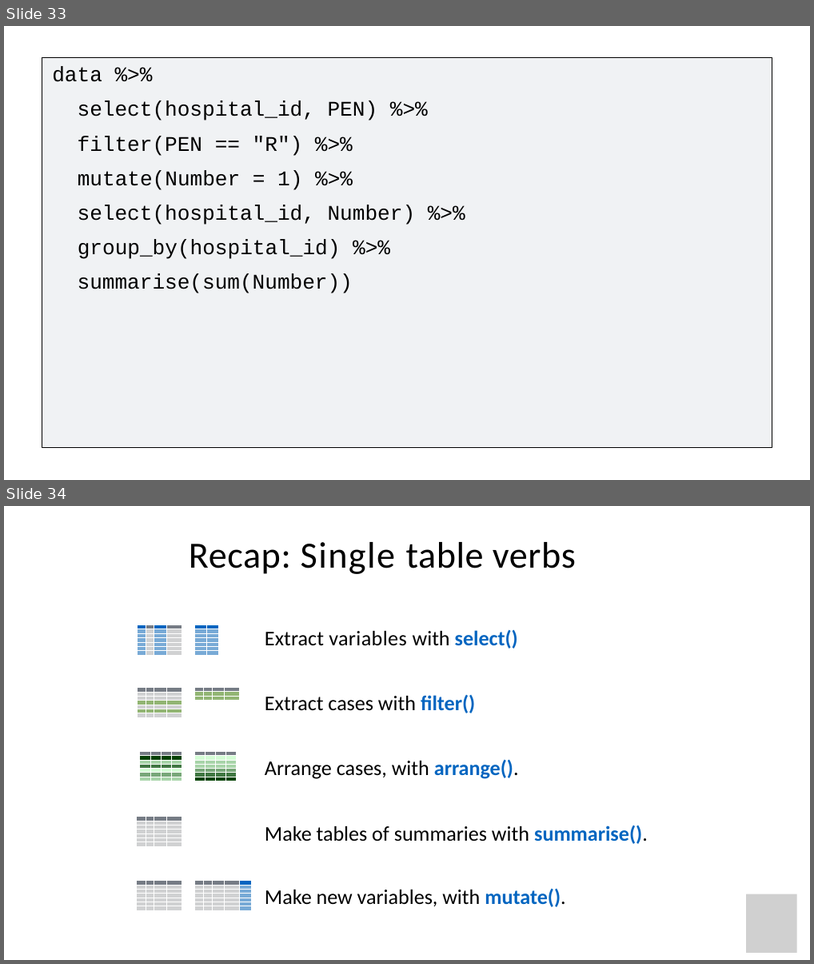
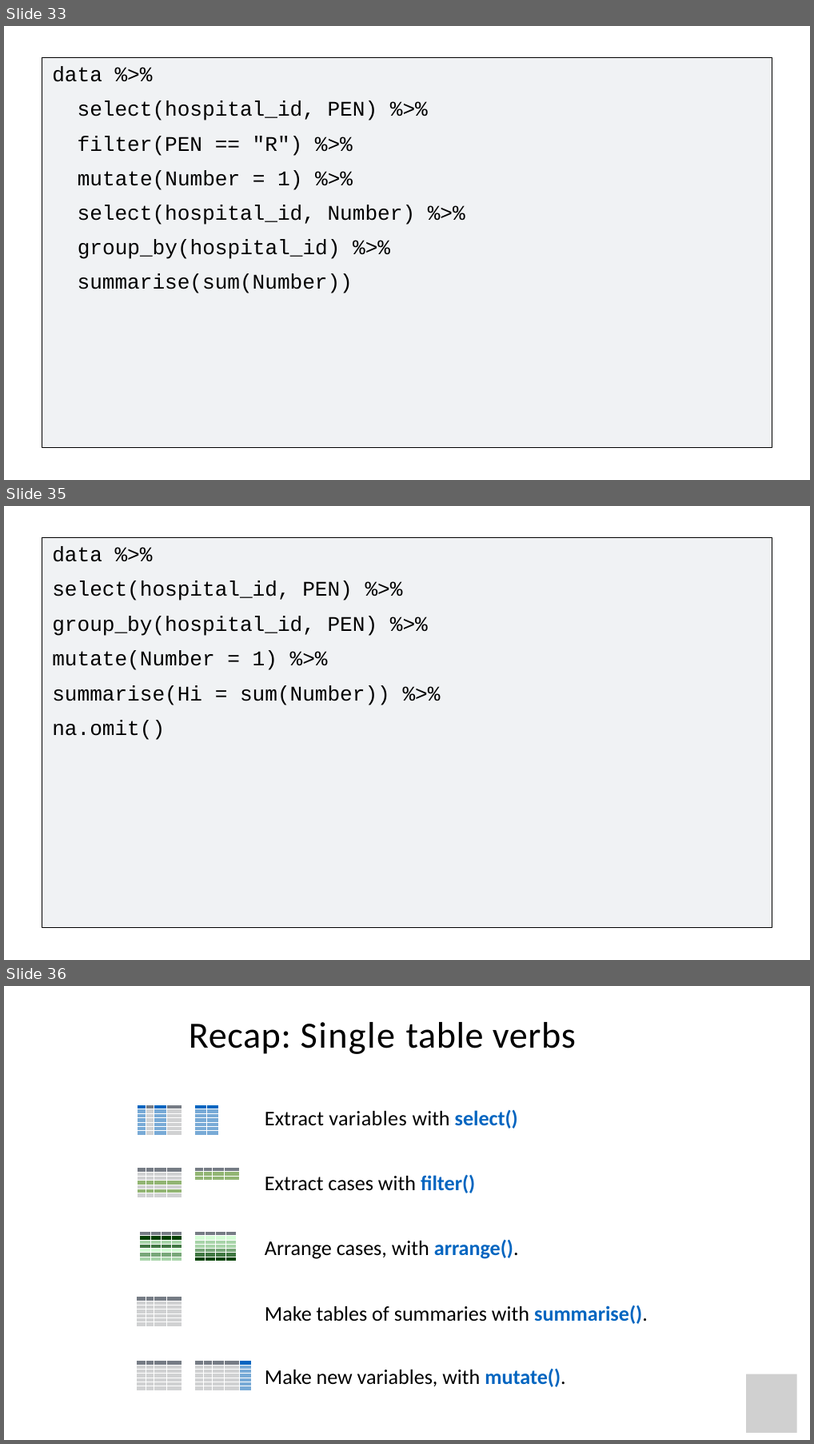
Before and after one commit to Ahmedbargheet/R-for-beginners_UiT, a slide deck: R_workshop_3.ppt. Shown one above the other, each under a label of ours: slides 33 and 34 before the commit, slides 33, 35 and 36 after it; the slides between them are not shown. The pictures are 814x964 and 814x1444 pixels, drawn with LibreOffice and Linux fonts; fonts in the diff are those of the drawing; grey boxes stand for pictures; background and template pictures are left out. Boxes give left, top, right and bottom in pixels: in the first picture for what was removed or moved away, otherwise in the second. Text is boxed around its words. In the diff, an @@ line names an element or a change of style, - is before the commit and + after.

```diff
--- a/R_workshop_3.ppt
+++ b/R_workshop_3.ppt
@@ slide 35 added at (4, 506, 810, 960), background #FFFFFF @@
@@ freeform shape added at (42, 537, 773, 927), fill #F0F2F4 @@
@@ freeform shape added at (42, 537, 773, 927), outline #000000 0.82 pt @@
@@ text added at (52, 546, 390, 740), 24.9 pt, text #000000 @@
+data %>%
+select(hospital_id, PEN) %>%
+group_by(hospital_id, PEN) %>%
+mutate(Number = 1) %>%
+summarise(Hi = sum(Number)) %>%
+na.omit()
@@ what was slide 34 is now slide 36 @@
```
Also in this commit, not shown: 10 slides changed, 1 other slide added, 2 other files.
